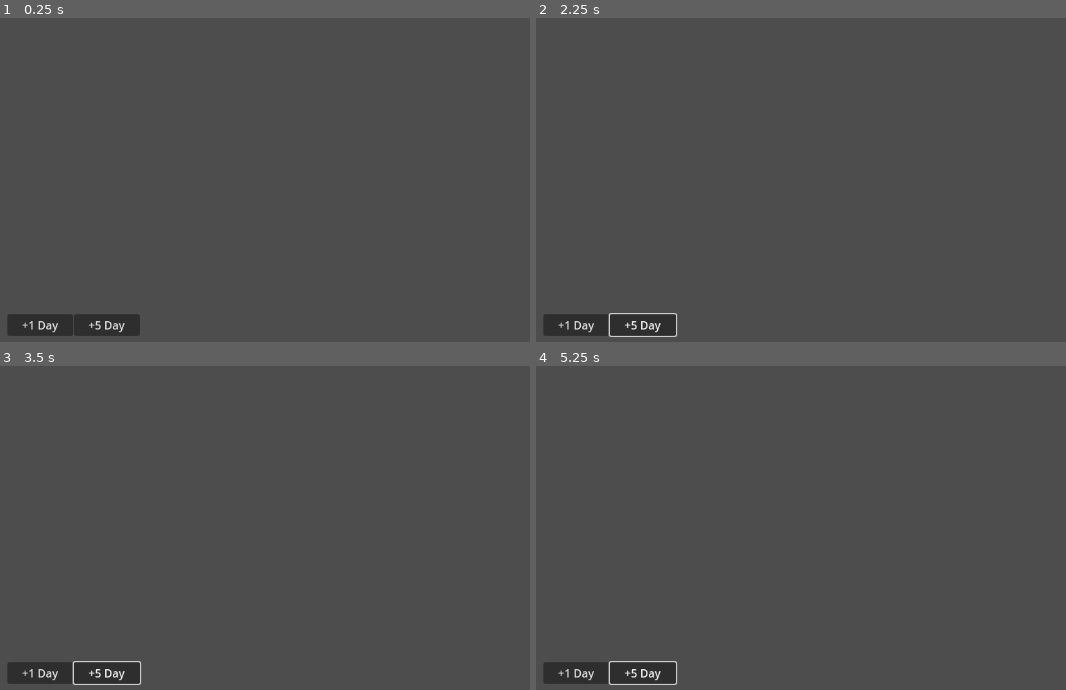
Above: before the commit, frames 1-4 (two rows, left to right).
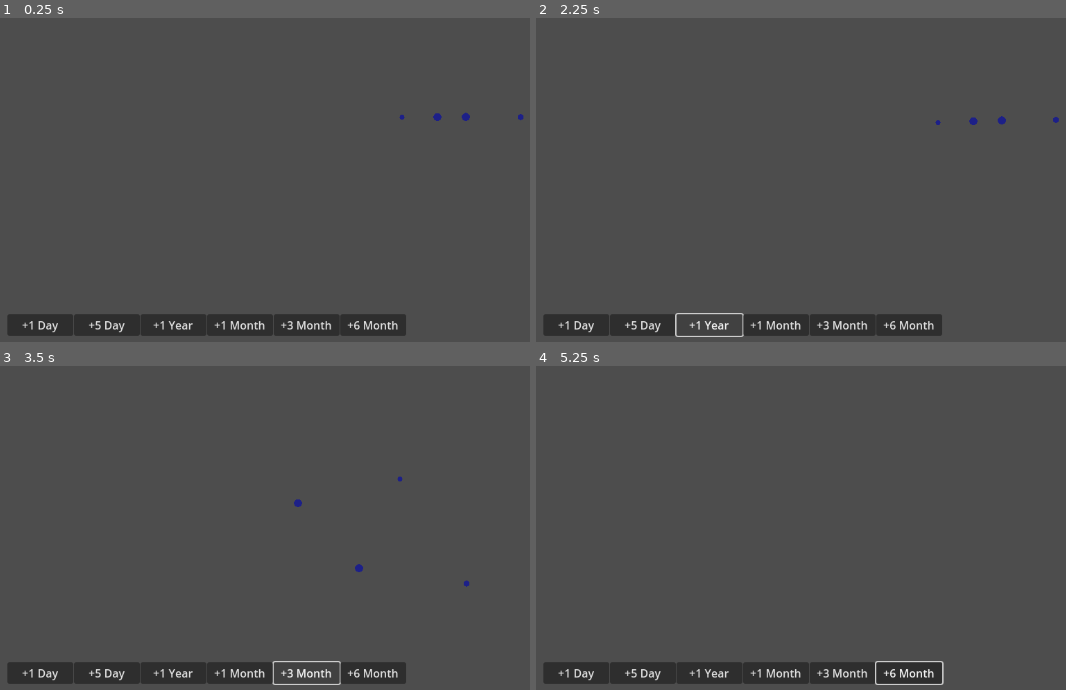
Above: after the commit, the same moments.

Repository: NayrbEroom/Space-Game-Take-Two
Game: Godot game, scene res://Scenes/main.tscn
The game is run twice, just before and just after one commit, with the same random seed, the same clock (stepped at 60 frames per second) and the same inputs.
Inputs (mouse positions are in pixels of both pictures, inside the frame that each line leads up to):
- Up to frame 1 (0.25 s): no input
- Up to frame 2 (2.25 s): click "+1 Day" at 0.5 s; click "+5 Day" at 1.25 s; click (710, 325) at 2 s, where only the run after the commit has a clickable "+1 Year"
- Up to frame 3 (3.5 s): click (307, 673) at 2.75 s, where only the run after the commit has a clickable "+3 Month"
- Up to frame 4 (5.25 s): click (774, 673) at 3.5 s, where only the run after the commit has a clickable "+1 Month"; click (907, 673) at 4.25 s, where only the run after the commit has a clickable "+6 Month"; tap Enter at 5 s; move the mouse to (outside the picture) at 5.02 s; hold Right (ui_right) from 5.03 s (still down); hold Mouse wheel up (ui_zoom_in) from 5.03 s (still down); click (outside the picture) at 5.17 s

The runs differ from the first frame. In frame 1, 3.2% of the frame differs, in the area x 26-99%, y 29-99%; in frame 2, 2.8%; in frame 3, 2.8%; in frame 4, 3.4%, in the area x 13-77%, y 91-99%.

Commit message:
fixed orbit issue was calculating based on day but days reset every month

Diff:
--- a/Classes/DateObject.gd
+++ b/Classes/DateObject.gd
@@ -8,7 +8,7 @@
 var seconds : int
 
 @warning_ignore("shadowed_variable")
-func _init(day : int, month : int, year : int, seconds : int):
+func _init(month : int, day : int, year : int, seconds : int):
 	self.day = day
 	self.month = month
 	self.year = year
@@ -23,6 +23,12 @@
 
 func getDay() -> int:
 	return day
+
+func getDayOfYear() -> int:
+	var dayOfYear = day
+	for i in range(1, month):
+		dayOfYear += self.daysInMonth(i, year)
+	return dayOfYear
 
 func setMonth(value : int) -> void:
 	if value >= 1 and value <= 12:
@@ -76,4 +82,4 @@
 		return 31
 
 func printDate():
-	print("Date: %s/%s/%s/%s" % [day, month, year, seconds])
+	print("Date: %s/%s/%s/%s" % [month, day, year, seconds])
--- a/Scenes/main.tscn
+++ b/Scenes/main.tscn
@@ -10,6 +10,7 @@
 metadata/_edit_vertical_guides_ = [-424.0]
 
 [node name="Time Keeper" parent="." instance=ExtResource("3_2pccp")]
+debug = false
 
 [node name="Solar System" parent="." instance=ExtResource("1_c13n6")]
 
@@ -34,5 +35,39 @@
 offset_bottom = 639.0
 text = "+5 Day"
 
+[node name="oneYear" type="Button" parent="GUI"]
+offset_left = 256.0
+offset_top = 608.0
+offset_right = 351.0
+offset_bottom = 639.0
+text = "+1 Year
+"
+
+[node name="threeMonth" type="Button" parent="GUI"]
+offset_left = 448.0
+offset_top = 608.0
+offset_right = 543.0
+offset_bottom = 639.0
+text = "+3 Month"
+
+[node name="oneMonth" type="Button" parent="GUI"]
+offset_left = 352.0
+offset_top = 608.0
+offset_right = 447.0
+offset_bottom = 639.0
+text = "+1 Month
+"
+
+[node name="sixMonth" type="Button" parent="GUI"]
+offset_left = 544.0
+offset_top = 608.0
+offset_right = 639.0
+offset_bottom = 639.0
+text = "+6 Month"
+
 [connection signal="pressed" from="GUI/oneDay" to="Time Keeper" method="_on_one_day_pressed"]
 [connection signal="pressed" from="GUI/fiveDay" to="Time Keeper" method="_on_five_day_pressed"]
+[connection signal="pressed" from="GUI/oneYear" to="Time Keeper" method="_on_year_pressed"]
+[connection signal="pressed" from="GUI/threeMonth" to="Time Keeper" method="_on_three_month_pressed"]
+[connection signal="pressed" from="GUI/oneMonth" to="Time Keeper" method="_on_one_month_pressed"]
+[connection signal="pressed" from="GUI/sixMonth" to="Time Keeper" method="_on_six_month_pressed"]
--- a/Scenes/main/mainCamera.gd
+++ b/Scenes/main/mainCamera.gd
@@ -9,7 +9,7 @@
 var dragStart = Vector2()
 
 func _ready():
-	zoom = Vector2(1, 1)
+	pass
 
 # Called every frame. 'delta' is the elapsed time since the previous frame.
 func _input(event):
@@ -78,18 +78,23 @@
 				print("Right detected, position x increased by " + str(panSpeed))
 				print(delta)
 	if Input.is_action_pressed("ui_zoom_in"):
+		if debug:
+			print("Zoom in detected, zoom increased by " + str(zoomIncrement))
+			print(zoom)
 		zoom.x += zoomIncrement
 		zoom.y += zoomIncrement
-		if debug:
-			print("Zoom in detected, zoom increased by " + str(zoomIncrement))
+
 	if Input.is_action_pressed("ui_zoom_out"):
 		if get_zoom() == Vector2(1, 1):
 			return
 		else:
+			if debug:
+				print("Zoom out detected, zoom decreased by " + str(zoomIncrement))
+				print(zoom)
 			zoom.x -= zoomIncrement
 			zoom.y -= zoomIncrement
-			if debug:
-				print("Zoom out detected, zoom decreased by " + str(zoomIncrement))
+
+
 	#TODO: ["FINISHED"] add button to reset position
 	#TODO: ["FINISHED"] add button to reset zoom
 	if Input.is_action_pressed("ui_home"):
--- a/Scenes/solar_system/solarSystemGeneration.gd
+++ b/Scenes/solar_system/solarSystemGeneration.gd
@@ -2,8 +2,8 @@
 
 #exports
 @export var debug: bool = false
-@export var xScale: float = 200000.0
-@export var yScale: float = 200000.0
+@export var xScale: float = 1000000.0
+@export var yScale: float = 500000.0
 
 
 #inmports
@@ -11,6 +11,7 @@
 @onready var globalDate = Global.globalDate
 @onready var Planet = preload("res://Classes/Planet.gd")
 @onready var planetContainer = $"Orbitals/Planet Container"
+@onready var lastUpdatedDay = 0
 
 func _ready():
 	initPlanets()
@@ -40,8 +41,20 @@
 		#init position
 		#TODO: need to devise scale the init x position and the iterated positions should be halved by that scale
 		currentPlanet.position.x = floor(currentPlanet.distance_from_sun / xScale)
-		print(currentPlanet.position.x )
 		#TODO: the init Y position should be based off the DateObjects current date and the planets orbital period
+
+
+		#init sprite
+		#TODO: I have to fix the scaling right now it is way too rigid
+		var additionalScaleFactor = 0.0001
+		var scalePower = 0.5
+		var sprite = createSprite("res://Graphics/—Pngtree—blue solid color round_5487770.png", planetName)
+		currentPlanet.add_child(sprite)
+		var radius = data["Diameter"]
+		var scaleFactor = Vector2(pow(radius, scalePower), pow(radius, scalePower)) * additionalScaleFactor
+		sprite.scale *= scaleFactor
+
+		#init planet description UI
 
 
 		#fin
@@ -55,7 +68,48 @@
 
 		#init location
 		#var planetLocation = Vector2(currentPlanet.distance_from_sun,0)
+
+func createSprite(imagePath, spriteName):
+	var sprite = Sprite2D.new()
+	sprite.texture = load(imagePath)
+	sprite.name = spriteName + " Sprite"
+	#sprite is returned as an object
+	return sprite
+
 func initMoons():
 	pass
 func initAsteroids():
 	pass
+
+func rotateSolarSystem():
+	# get current day
+	var currentDay = globalDate.getDayOfYear()
+	# if the day has not changed since the last update, do nothing
+	if currentDay < lastUpdatedDay:
+		lastUpdatedDay = 0
+	elif currentDay == lastUpdatedDay:
+		return
+
+	# otherwise, update lastUpdatedDay and continue with the update
+	lastUpdatedDay = currentDay
+
+	# update each planet's position based on the current day
+	for planet in planetContainer.get_children():
+		var orbitalFraction = float(currentDay) / planet.orbital_period
+		var angle = 2 * PI * orbitalFraction
+
+		# assuming the orbit is a circle centered at the origin
+		var scaled_distance_from_sun = floor(planet.distance_from_sun) / xScale
+		planet.position.x = floor(scaled_distance_from_sun * cos(angle))
+		planet.position.y = floor(scaled_distance_from_sun * sin(angle))
+		#BUG: large jump happens at end of year I think it has to do with roundings I am doing but will bug test later functional partially right now moving on to more fun things. This is a major problem for the planets that never reach a full cycle by end of year (like neptune or something that takes longer than a year to go around the sun
+		if debug:
+			print("=============")
+			print(planet.name)
+			print(planet.position.x)
+			print("-----------")
+			globalDate.printDate()
+			print("=============")
+			print(planet.name)
+			print(planet.position.x)
+			print(planet.position.y)
--- a/Scenes/time_keeper/timeKeeper.gd
+++ b/Scenes/time_keeper/timeKeeper.gd
@@ -4,6 +4,7 @@
 @export var currentTime: float = 0.0
 
 @onready var planetContainer = get_node("/root/Main/Solar System/Orbitals/Planet Container")
+@onready var solarSystem = get_node("/root/Main/Solar System")
 
 
 #TODO: this will eventually need to be connected to something the User can set when creating game
@@ -12,7 +13,7 @@
 #-------------------------------------------------------------
 #need function to set initial date
 func _ready():
-	Global.globalDate = DateObject.new(1, 1, 2000, 0)
+	Global.globalDate = DateObject.new(12, 27, 2000, 0)
 	if debug:
 		Global.globalDate.printDate()
 
@@ -32,6 +33,24 @@
 
 func _on_one_day_pressed():
 	advanceTime(86400)
+	solarSystem.rotateSolarSystem()
 
 func _on_five_day_pressed():
 	advanceTime(432000)
+	solarSystem.rotateSolarSystem()
+
+func _on_three_month_pressed():
+	advanceTime(7884000)
+	solarSystem.rotateSolarSystem()
+
+func _on_one_month_pressed():
+	advanceTime(2628000)
+	solarSystem.rotateSolarSystem()
+
+func _on_six_month_pressed():
+	advanceTime(15768000)
+	solarSystem.rotateSolarSystem()
+
+func _on_year_pressed():
+	advanceTime(31536000)
+	solarSystem.rotateSolarSystem()
--- a/project.godot
+++ b/project.godot
@@ -12,7 +12,7 @@
 
 config/name="Space Game Take Two"
 run/main_scene="res://Scenes/main.tscn"
-config/features=PackedStringArray("4.0", "GL Compatibility")
+config/features=PackedStringArray("4.1", "GL Compatibility")
 config/icon="res://icon.svg"
 
 [autoload]
@@ -58,13 +58,13 @@
 }
 ui_zoom_in={
 "deadzone": 0.5,
-"events": [Object(InputEventMouseButton,"resource_local_to_s …(205 unchanged characters)… r2(0, 0),"factor":1.0,"button_index":4,"pressed":false,"double_click":false,"script":null)
+"events": [Object(InputEventMouseButton,"resource_local_to_s …(205 unchanged characters)… r2(0, 0),"factor":1.0,"button_index":4,"canceled":false,"pressed":false,"double_click":false,"script":null)
 , Object(InputEventKey,"resource_local_to_scene":false,"resource_name":"","device":-1,"window_id":0,"alt_pressed":false,"shift_pressed":false,"ctrl_pressed":false,"meta_pressed":false,"pressed":false,"keycode":0,"physical_keycode":4194437,"key_label":0,"unicode":43,"echo":false,"script":null)
 ]
 }
 ui_zoom_out={
 "deadzone": 0.5,
-"events": [Object(InputEventMouseButton,"resource_local_to_s …(205 unchanged characters)… r2(0, 0),"factor":1.0,"button_index":5,"pressed":false,"double_click":false,"script":null)
+"events": [Object(InputEventMouseButton,"resource_local_to_s …(205 unchanged characters)… r2(0, 0),"factor":1.0,"button_index":5,"canceled":false,"pressed":false,"double_click":false,"script":null)
 , Object(InputEventKey,"resource_local_to_scene":false,"resource_name":"","device":-1,"window_id":0,"alt_pressed":false,"shift_pressed":false,"ctrl_pressed":false,"meta_pressed":false,"pressed":false,"keycode":0,"physical_keycode":4194435,"key_label":0,"unicode":45,"echo":false,"script":null)
 ]
 }
--- /dev/null
+++ b/sol_planets(2).json
@@ -0,0 +1,46 @@
+{
+  "Mercury": {
+	"Mass": 330000000000000000000000,
+	"Diameter": 4879,
+	"Density": 5427,
+	"Gravity": 3.7,
+	"Escape Velocity": 4.3,
+	"Rotation Period": 1407.6,
+	"Length of Day": 4222.6,
+	"Distance from Sun": 57900000,
+	"Perihelion": 46000000,
+	"Aphelion": 69800000,
+	"Orbital Period": 88.0,
+	"Orbital Velocity": 47.4,
+	"Orbital Inclination": 7.0,
+	"Orbital Eccentricity": 0.206,
+	"Obliquity to Orbit": 0.034,
+	"Mean Temperature (C)": 167,
+	"Surface Pressure (bars)": 0,
+	"Number of Moons": 0,
+	"Ring System": "No",
+	"Global Magnetic Field": "Yes"
+  },
+  "Venus": {
+	"Mass": 4870000000000000000000000,
+	"Diameter": 12104,
+	"Density": 5243,
+	"Gravity": 8.9,
+	"Escape Velocity": 10.4,
+	"Rotation Period": -5832.5,
+	"Length of Day": 2802.0,
+	"Distance from Sun": 108200000,
+	"Perihelion": 107500000,
+	"Aphelion": 108900000,
+	"Orbital Period": 224.7,
+	"Orbital Velocity": 35.0,
+	"Orbital Inclination": 3.4,
+	"Orbital Eccentricity": 0.007,
+	"Obliquity to Orbit": 177.4,
+	"Mean Temperature (C)": 464,
+	"Surface Pressure (bars)": 92,
+	"Number of Moons": 0,
+	"Ring System": "No",
+	"Global Magnetic Field": "No"
+  }
+}
--- a/sol_planets.json
+++ b/sol_planets.json
@@ -220,27 +220,5 @@
 	"Number of Moons": 5,
 	"Ring System": "No",
 	"Global Magnetic Field": "Unknown"
-	},
-	"Pluto2": {
-	"Mass": 13000000000000000000000,
-	"Diameter": 23076,
-	"Density": 1850,
-	"Gravity": 0.7,
-	"Escape Velocity": 1.3,
-	"Rotation Period": -153.3,
-	"Length of Day": 153.3,
-	"Distance from Sun": 5906800000,
-	"Perihelion": 4436800000,
-	"Aphelion": 7375900000,
-	"Orbital Period": 90560,
-	"Orbital Velocity": 4.7,
-	"Orbital Inclination": 17.2,
-	"Orbital Eccentricity": 0.244,
-	"Obliquity to Orbit": 122.5,
-	"Mean Temperature (C)": -225,
-	"Surface Pressure (bars)": 0.00001,
-	"Number of Moons": 5,
-	"Ring System": "No",
-	"Global Magnetic Field": "Unknown"
 	}
 }
Not shown, added: prompts
